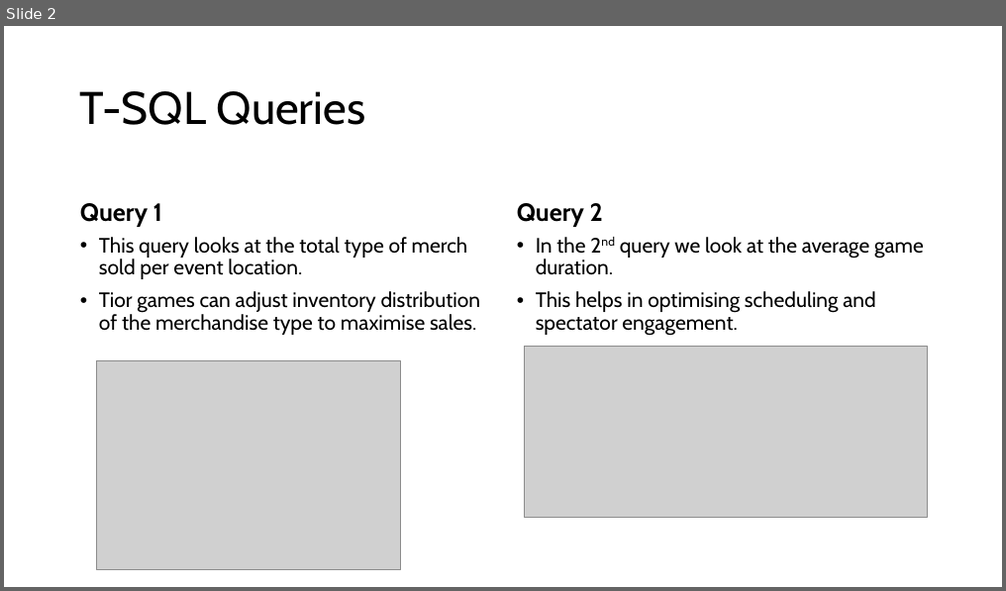
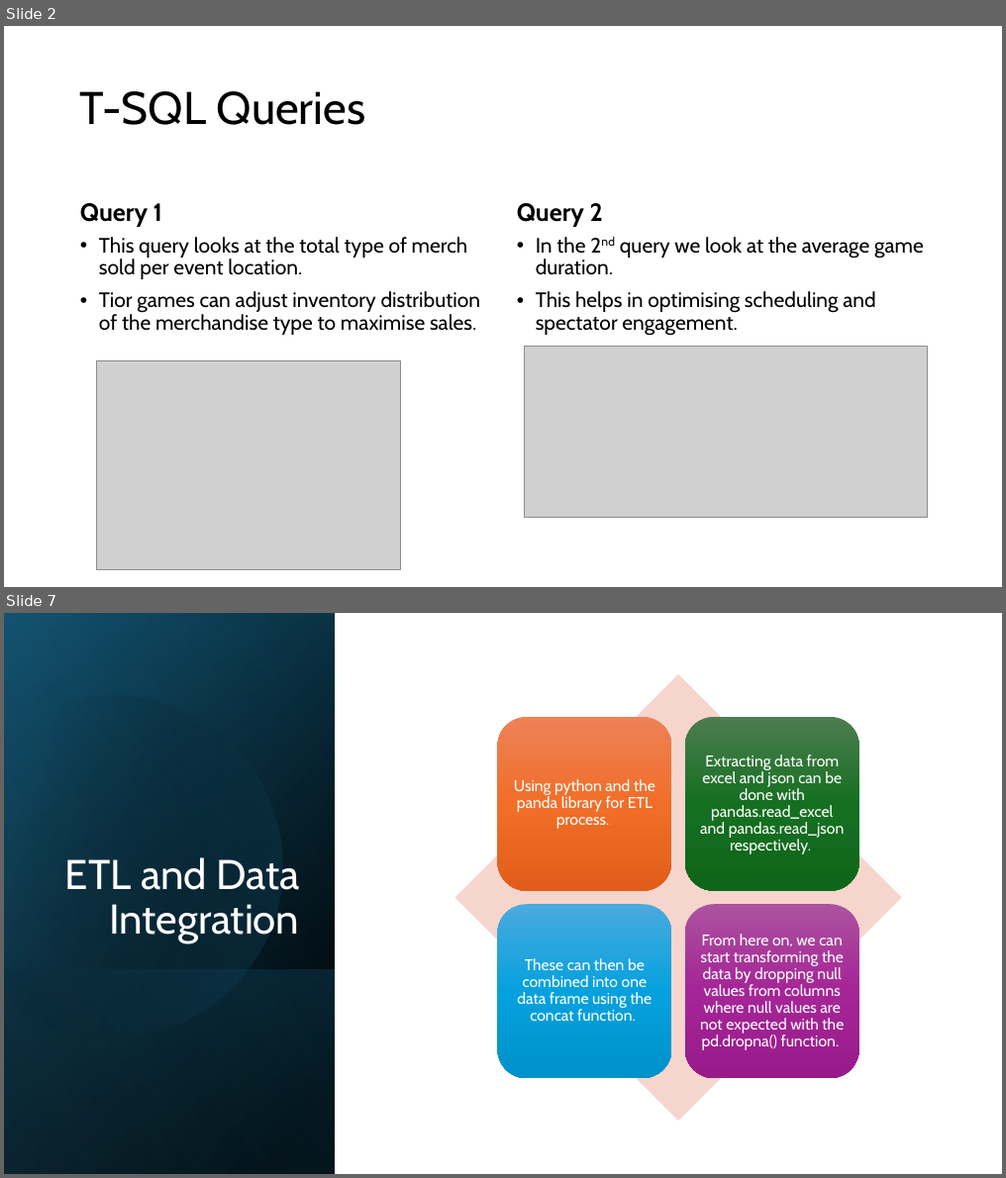
Before and after one commit to HandharJunino/Tior-Games, a slide deck: Tior Games Data Warehouse.pptx. Shown one above the other, each under a label of ours: slide 2 before the commit, slides 2 and 7 after it; the slides between them are not shown. The pictures are 1006x591 and 1006x1178 pixels, drawn with LibreOffice and Linux fonts; fonts in the diff are those of the drawing; grey boxes stand for pictures. Boxes give left, top, right and bottom in pixels: in the first picture for what was removed or moved away, otherwise in the second. Text is boxed around its words. In the diff, an @@ line names an element or a change of style, - is before the commit and + after.

```diff
--- a/Tior Games Data Warehouse.pptx
+++ b/Tior Games Data Warehouse.pptx
@@ slide 7 added at (x1=4, y1=613, x2=1002, y2=1174), background #FFFFFF @@
@@ rectangle added at (x1=4, y1=613, x2=335, y2=1174), fill gradient #000000 to #104862 @@
@@ rectangle added at (x1=4, y1=614, x2=335, y2=1174), fill gradient #000000 to #156082 @@
@@ rectangle added at (x1=4, y1=613, x2=335, y2=1174), fill gradient #000000 to #46B1E1 @@
@@ freeform shape added at (x1=4, y1=655, x2=324, y2=1072), fill gradient #000000 to #156082 @@
@@ title added at (x1=65, y1=858, x2=299, y2=944), 40 pt, text #FFFFFF @@
+ETL and Data Integration
@@ group added at (x1=455, y1=674, x2=902, y2=1121): 4 rounded rectangles, 4 texts, 1 diamond @@
+Using python and the panda library for ETL process.
+Extracting data from excel and json can be done with pandas.read_excel and pandas.read_json respectively.
+These can then be combined into one data frame using the concat function.
+From here on, we can start transforming the data by dropping null values from columns where null values are not expected with the pd.dropna() function.
@@ rectangle added at (x1=4, y1=969, x2=335, y2=1174), fill gradient #156082 to #000000 @@
```
Also in this commit, not shown: 1 slide changed, 5 other slides added.
